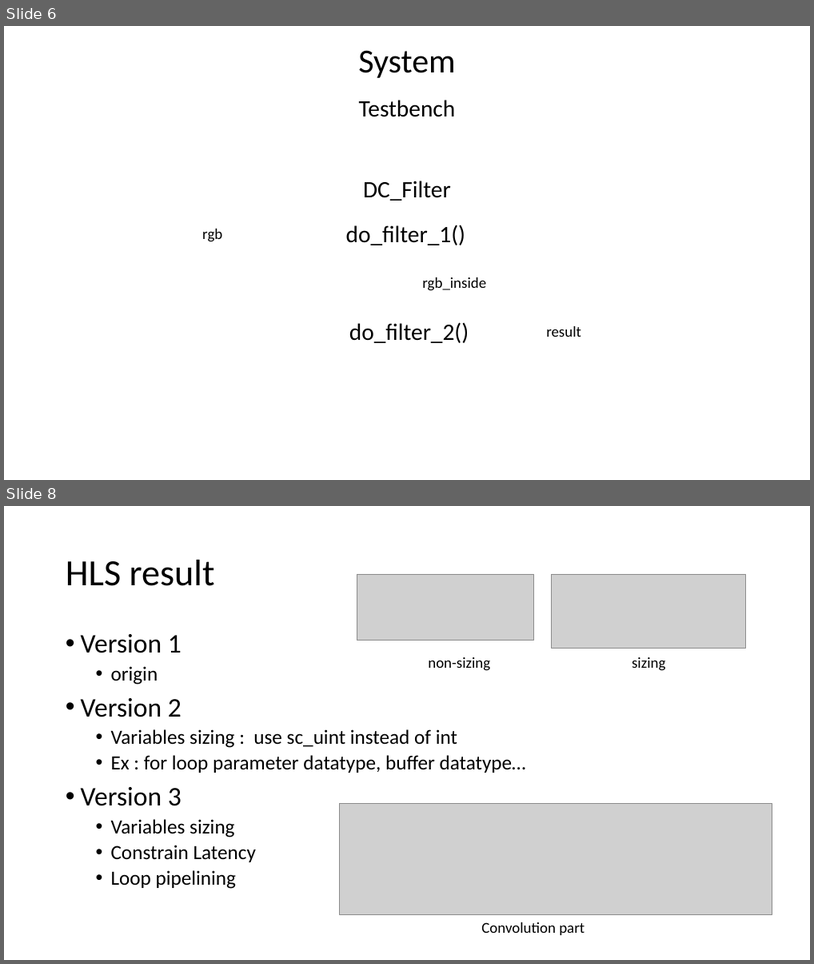
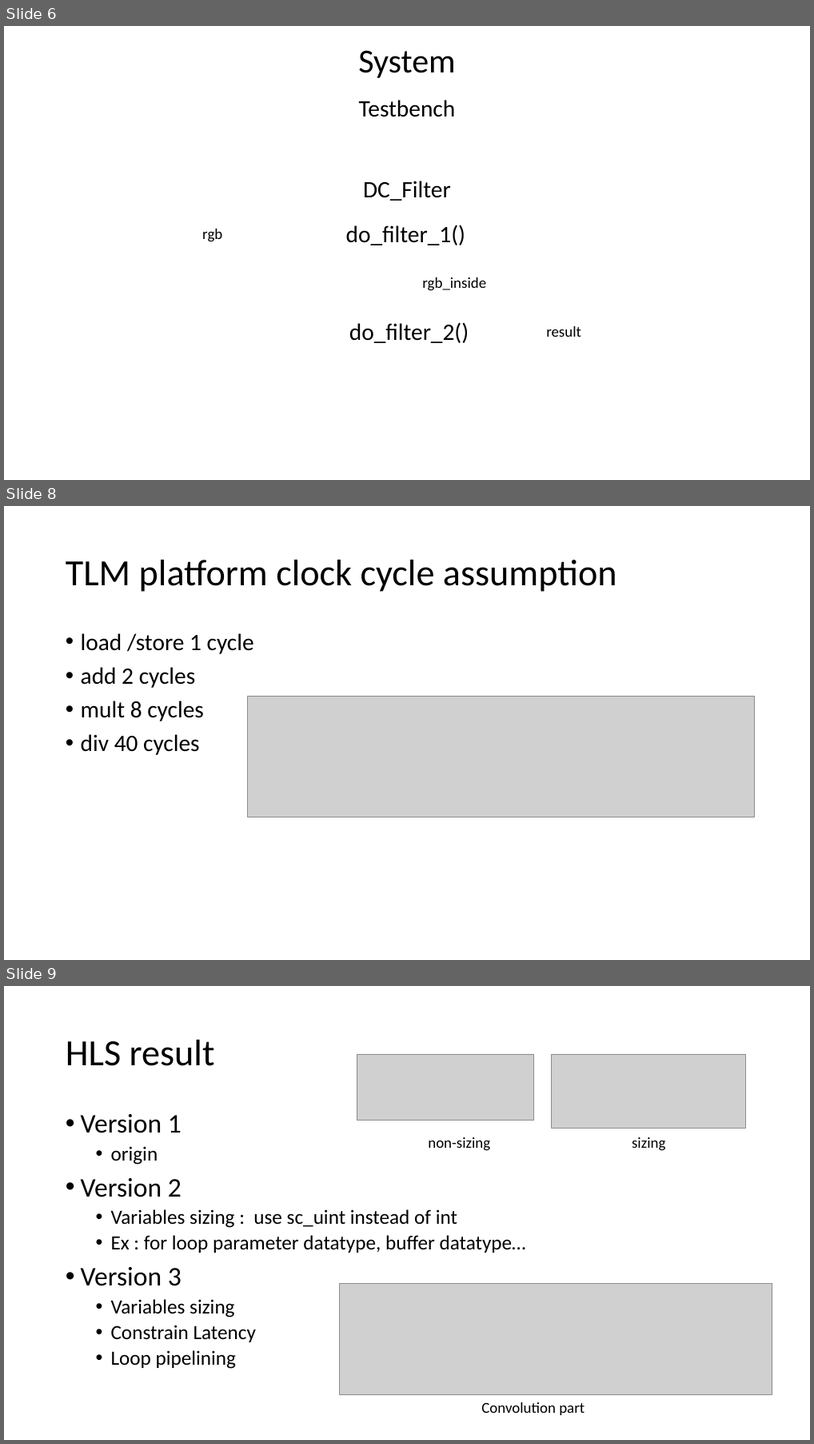
Before and after one commit to lplp9312/ee6470_mid_project, a slide deck: 109061634_report.pptx. Shown one above the other, each under a label of ours: slides 6 and 8 before the commit, slides 6, 8 and 9 after it; the slides between them are not shown. The pictures are 814x964 and 814x1444 pixels, drawn with LibreOffice and Linux fonts; fonts in the diff are those of the drawing; grey boxes stand for pictures; background and template pictures are left out. Boxes give left, top, right and bottom in pixels: in the first picture for what was removed or moved away, otherwise in the second. Text is boxed around its words. In the diff, an @@ line names an element or a change of style, - is before the commit and + after.

```diff
--- a/109061634_report.pptx
+++ b/109061634_report.pptx
@@ slide 8 added at [4,506,810,960], background #FFFFFF @@
@@ title added at [66,560,618,592], 44 pt, text #000000 @@
+TLM platform clock cycle assumption
@@ text added at [81,633,254,755], 28 pt, text #000000 @@
+• load /store 1 cycle
+• add 2 cycles
+• mult 8 cycles
+• div 40 cycles
@@ picture added at [247,696,754,816] @@
@@ what was slide 8 is now slide 9 @@
```
Also in this commit, not shown: 2 slides changed.
